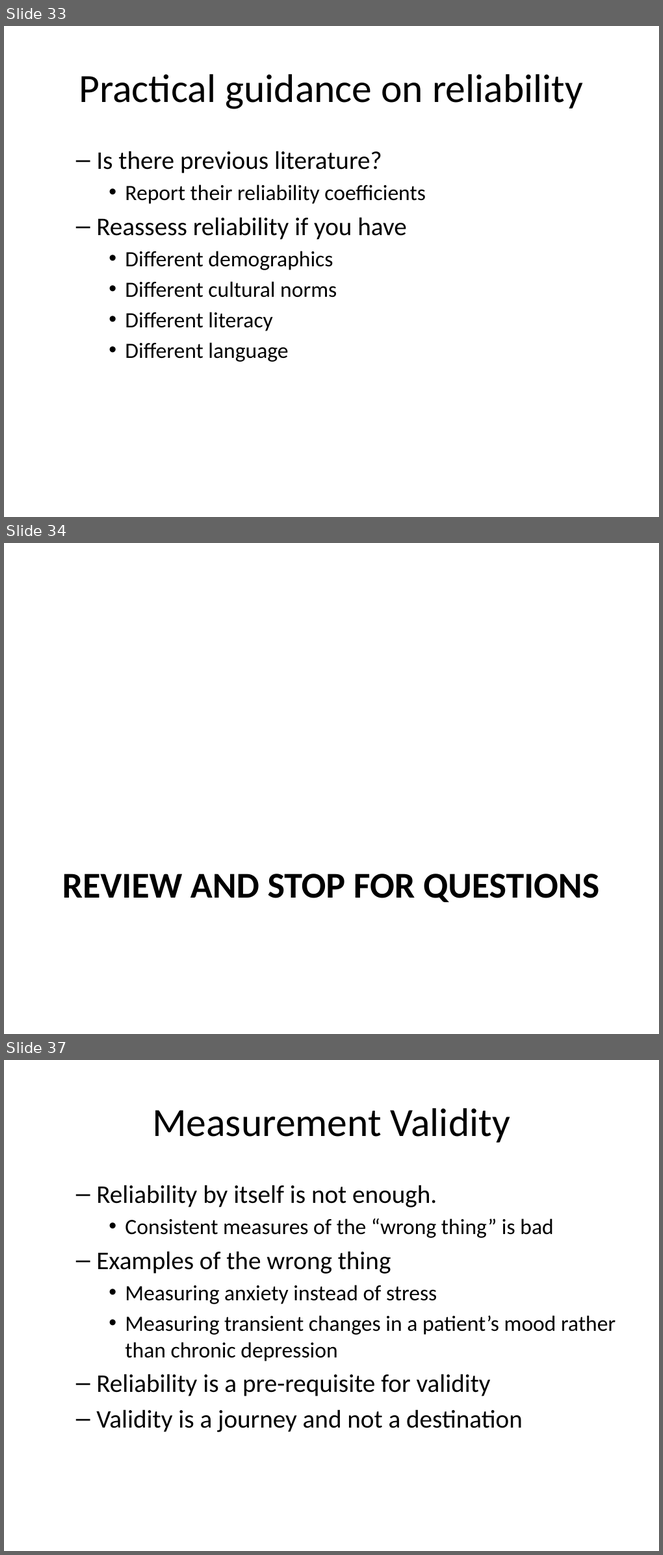
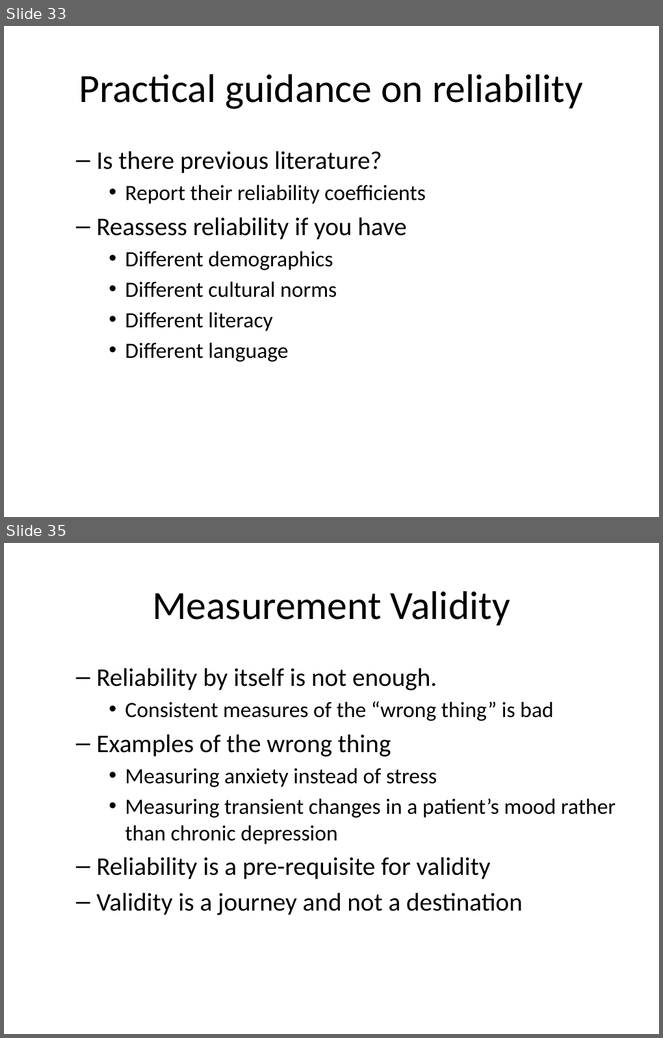
Before and after one commit to pmean/reliability-and-validity, a slide deck: src/rav.pptx. Shown one above the other, each under a label of ours: slides 33, 34 and 37 before the commit, slides 33 and 35 after it; the slides between them are not shown. The pictures are 663x1555 and 663x1038 pixels, drawn with LibreOffice and Linux fonts; fonts in the diff are those of the drawing. Boxes give left, top, right and bottom in pixels: in the first picture for what was removed or moved away, otherwise in the second. Text is boxed around its words. In the diff, an @@ line names an element or a change of style, - is before the commit and + after.

```diff
--- a/src/rav.pptx
+++ b/src/rav.pptx
@@ slide 34 removed at bbox=[4, 543, 659, 1034], background #FFFFFF @@
@@ title removed at bbox=[62, 874, 599, 902] @@
-REVIEW AND STOP FOR QUESTIONS
@@ what was slide 37 is now slide 35 @@
```
Also in this commit, not shown: 6 slides changed, 1 slide added, 2 other slides removed, 1 other file.
